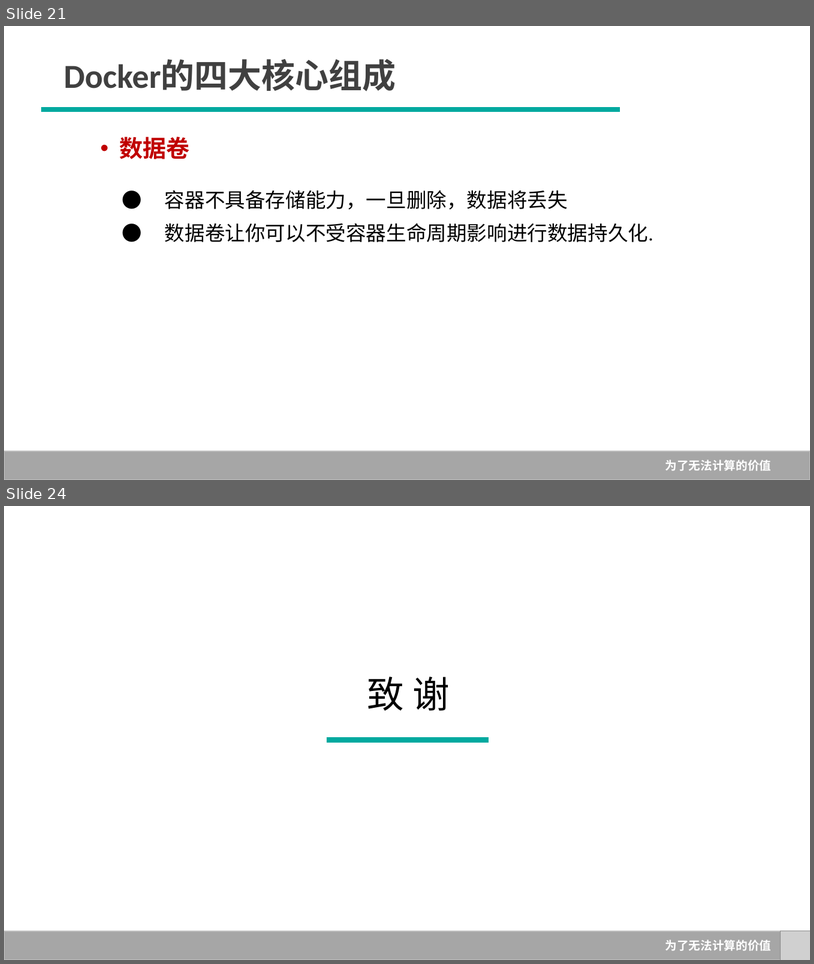
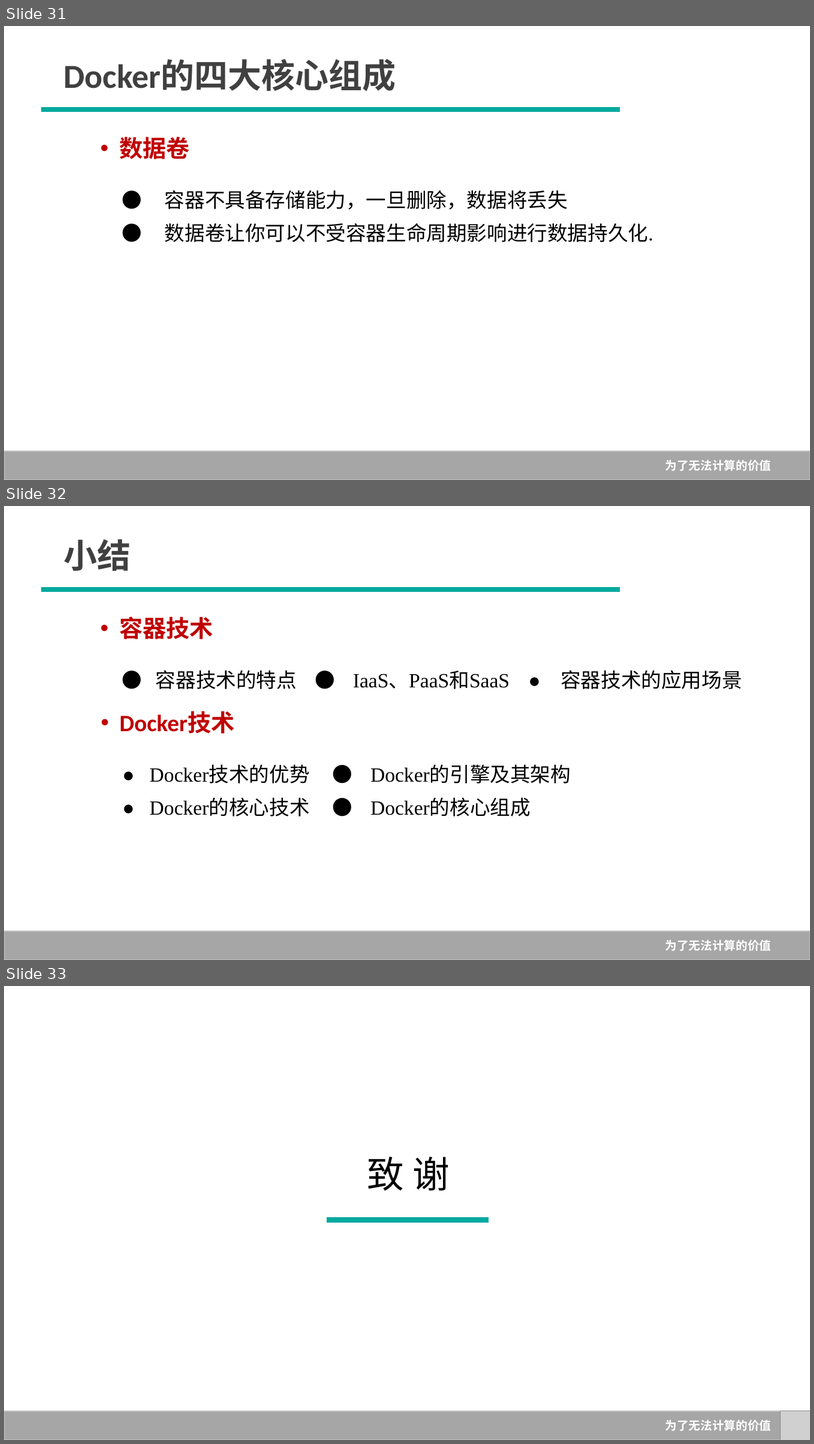
Before and after one commit to Rain-Ricky/TEST1, a slide deck: 1--Docker概述.pptx. Shown one above the other, each under a label of ours: slides 21 and 24 before the commit, slides 31, 32 and 33 after it; the slides between them are not shown. The pictures are 814x964 and 814x1444 pixels, drawn with LibreOffice and Linux fonts; fonts in the diff are those of the drawing; grey boxes stand for pictures; background and template pictures are left out. Boxes give left, top, right and bottom in pixels: in the first picture for what was removed or moved away, otherwise in the second. Text is boxed around its words. In the diff, an @@ line names an element or a change of style, - is before the commit and + after.

```diff
--- a/1--Docker概述.pptx
+++ b/1--Docker概述.pptx
@@ slide 32 added at (x1=4, y1=506, x2=810, y2=960), background #FFFFFF; not listed: 1 template element that a slide beside it also shows @@
@@ text added at (x1=64, y1=539, x2=131, y2=571), 40 pt, text #404040, bold @@
+小结
@@ line added from (42, 589) to (620, 589), #00A99F 5.75 pt @@
@@ text added at (x1=119, y1=616, x2=213, y2=639), 28 pt, text #C00000, bold @@
+• 容器技术
@@ text added at (x1=156, y1=670, x2=742, y2=689), 24 pt, text #000000 @@
+● 容器技术的特点 ● IaaS、PaaS和SaaS ● 容器技术的应用场景
@@ text added at (x1=120, y1=711, x2=235, y2=733), 28 pt, text #C00000, bold @@
+• Docker技术
@@ text added at (x1=150, y1=766, x2=571, y2=816), 24 pt, text #000000 @@
+● Docker技术的优势 ● Docker的引擎及其架构
+● Docker的核心技术 ● Docker的核心组成
@@ what was slide 21 is now slide 31 @@
@@ what was slide 24 is now slide 33 @@
```
Also in this commit, not shown: 7 slides changed, 11 other slides added, 3 slides removed, 1 other file.
